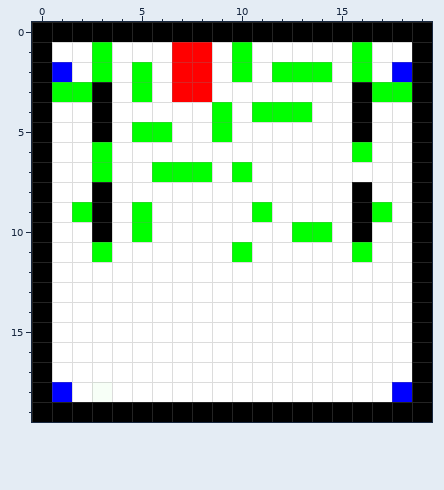
Two versions of one pixel-art sprite, Assets/Scripts/Raphael/test_background_amo.png. That is the earlier state.
The file is 20x20 pixels. Colours within 5 levels of each other are drawn and written as one.
The result:
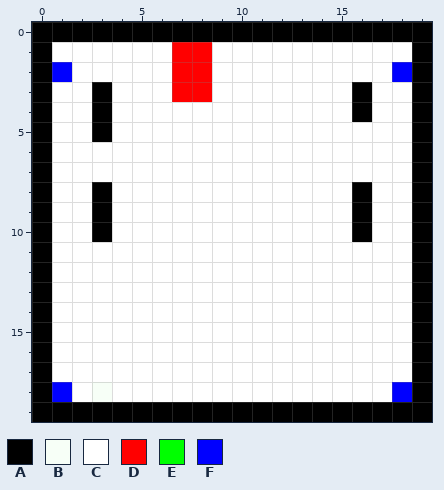
Palette (. is transparent): A #000000  B #f7fff7  C #ffffff  D #ff0000  E #00ff00  F #0000ff
The edit:
y 1: x 3 E -> C; x 10 E -> C; x 16 E -> C
y 2: x 3 E -> C; x 5 E -> C; x 10 E -> C; x 12..14 EEE -> CCC; x 16 E -> C
y 3: x 1..2 EE -> CC; x 5 E -> C; x 17..18 EE -> CC
y 4: x 9 E -> C; x 11..13 EEE -> CCC
y 5: x 5..6 EE -> CC; x 9 E -> C; x 16 A -> C
y 6: x 3 E -> C; x 16 E -> C
y 7: x 3 E -> C; x 6..8 EEE -> CCC; x 10 E -> C
y 9: x 2 E -> C; x 5 E -> C; x 11 E -> C; x 17 E -> C
y 10: x 5 E -> C; x 13..14 EE -> CC
y 11: x 3 E -> C; x 10 E -> C; x 16 E -> C
Changed places in both pictures, as pixel boxes (x1, y1, x2, y2):
changed: (52, 42, 412, 262)
